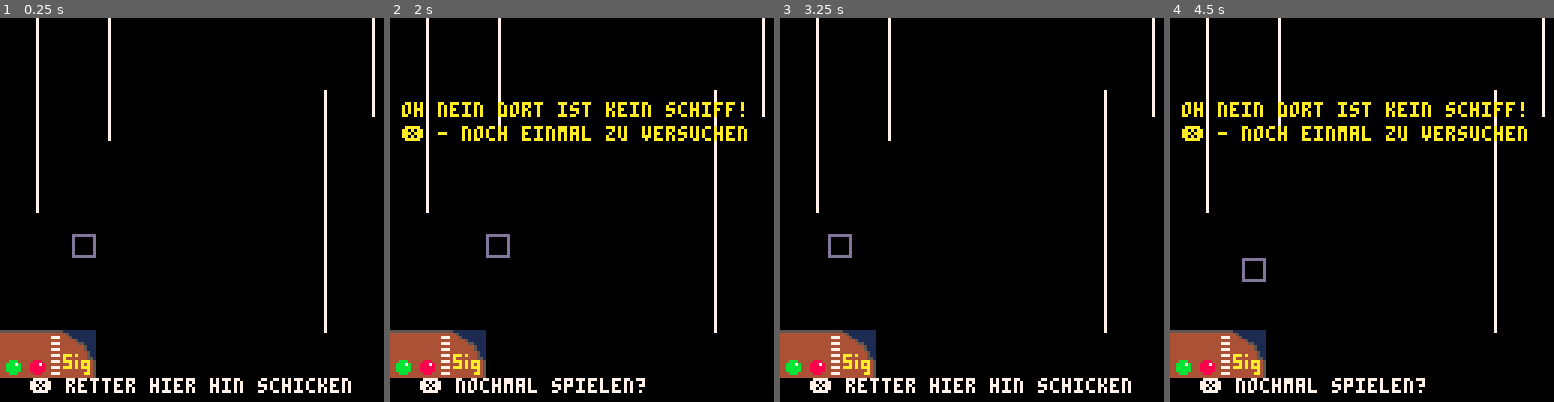
Above: before the commit, frames 1-4 (left to right).
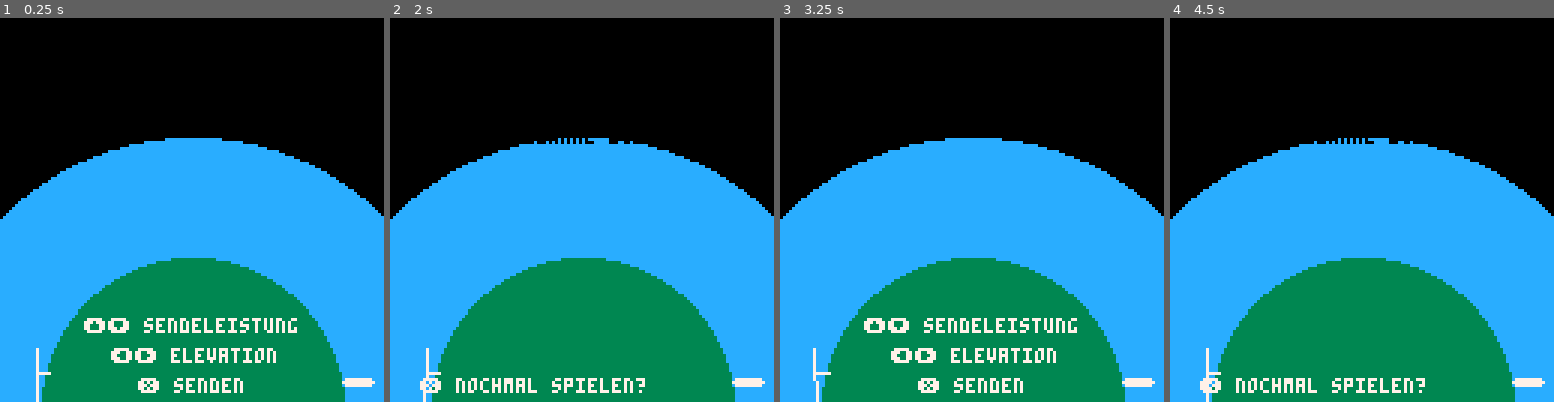
Above: after the commit, the same moments.

Repository: do1eh/PICO-8
Game: PICO-8 cartridge marconiusa.p8
Two runs of this game, one before a commit and one after it. Both use one fixed random seed, a clock stepped at 60 frames per second and the inputs below.
Inputs:
- Up to frame 1 (0.25 s): no input
- Up to frame 2 (2 s): tap X (X key) at 0.33, 1.07, 1.85 s; tap O (Z key) at 0.7, 1.7 s; hold Right from 1.6 s (still down)
- Up to frame 3 (3.25 s): release Right at 2.1 s; tap O (Z key) at 2.1, 2.5, 2.9 s; hold Up 2.15-2.42 s; hold Right 2.47-3.03 s; tap X (X key) at 2.97 s; hold Left from 3.08 s (still down)
- Up to frame 4 (4.5 s): tap O (Z key) at 3.3, 3.7, 4.1 s; release Left at 3.58 s; hold Down 3.63-3.97 s; hold Right from 4.02 s (still down); tap X (X key) at 4.08 s

The runs differ from the first frame. In frame 1, 63% of the frame differs, in the area x 0-100%, y 0-100%; in frame 2, 65%; in frame 3, 63%; in frame 4, 65%.

Commit message:
zwischenstand

Diff:
--- a/marconiusa.p8
+++ b/marconiusa.p8
@@ -50,10 +50,10 @@
 add(texte,"kommunikation und ein leben")
 add(texte,"ohne ist kaum vorstellbar.")
 add(texte,"aber eins fehlt noch:")
-add(texte,"eine funkverbindung れもber")
+add(texte,"eine funkverbindung ueber")
 add(texte,"den atlantik!")
-add(texte,"das wれもrde weltweite")
-add(texte,"kommunikation möglich machen.")
+add(texte,"das wuerde weltweite")
+add(texte,"kommunikation moeglich machen.")
 add(texte,"aber bisher hat das noch")
 add(texte,"niemand geschafft.")
 add(texte,"ich habe also einen sender")
@@ -62,7 +62,7 @@
 add(texte,"dann selbst nach kanada")
 add(texte,"gereist. alle sagten das")
 add(texte,"eine solche verbindung nie")
-add(texte,"möglich sein kann, weil")
+add(texte,"mれへglich sein kann, weil")
 add(texte,"funkwellen sich geradlinig")
 add(texte,"ausbreiten, die erde aber")
 add(texte,"gekruemmt ist. ich will")
@@ -127,90 +127,18 @@
 --game
 
 function game_init()
- reichweite=80
- player={x=24,y=72,dir='o'}
- schiffzufallsposition()
- peiler0={x=0,y=0,winkel=0,signal=-1}
- peiler1={x=32,y=40,winkel=0,signal=0}
- peiler2={x=104,y=104,winkel=0,signal=0}
- peiler3={x=120,y=32,winkel=0,signal=0}
- peiler4={x=8,y=64,winkel=0,signal=0}
- currentpeiler=0
+
+ sender={x=24,y=72,elevation=0,power=0}
+
  win=false
  lose=false
- rauschen=false
- sos8=false
- sos9=false
- sos10=false
- sos11=false
- sos12=false
- sos13=false
-
-end
-
---das schiff muss schwimmen
-function schiffzufallsposition()
-    wasser=false
-
-    while wasser==false do
-    schiff={x= flr(rnd(110)) + 1,y= flr(rnd(110)) + 1}
-    wasser=checkwasser()
-    end
-end
-
-function checkwasser()
- map()
-
-    for x=schiff.x,schiff.x+8,1 do
-        for y=schiff.y,schiff.y+8,1 do
-
-        if pget(x,y)>1 then
-
-           return false
-        end
-        end
-    end
-   return true
-end
-
---s-meter fれもr peiler abfragen
-function getsignal()
-     --max s-stufe=7
-     maxs=7
-     --れへffungswinkel 45 grad
-     oeffnunswinkel=45
-     --reichweite checken
-     abstand=get_distance(currentpeiler.x,currentpeiler.y,schiff.x,schiff.y)
-
-     if abstand>reichweite then
-        currentpeiler.signal=0
-     else
-     --je nれさher der winkel des aktuellen peilers dem schiff kommt
-     --umso lauter wird das signal
-     -- +4 damit die mitte der sprites getroffen wird
-     local zielwinkel=get_angle(currentpeiler.x,currentpeiler.y,schiff.x,schiff.y+4)
-     local winkeldifferenz=0
-     if (zielwinkel>=currentpeiler.winkel) then
-        winkeldifferenz=zielwinkel-currentpeiler.winkel
-     else
-        winkeldifferenz=currentpeiler.winkel-zielwinkel
-     end
-     if winkeldifferenz>oeffnunswinkel then
-        currentpeiler.signal=0
-     else
-        currentpeiler.signal=maxs-(6*winkeldifferenz/oeffnunswinkel)
-        if currentpeiler.signal<6.8 then
-            currentpeiler.signal=flr(currentpeiler.signal)
-        else
-            currentpeiler.signal=7
-        end
-     end
-     --print('diff '..winkeldifferenz,10,30,7)
-     --print('peil '..currentpeiler.winkel,10,40,7)
-     --print('ziel '..zielwinkel,10,70,7)
-
-    end
-end
+
+
+end
+…(4 lines of a section not shown)…
 
 function game_update()
 move()
@@ -218,126 +146,139 @@
 
 function move()
     if btnp(⬆️) then
-        if (player.y>0) player.y-=8
+        if (sender.power<100) sender.power+=1
     end
     if btnp(⬇️) then
-        if (player.y<110) player.y+=8
+         if (sender.power>0) sender.power-=1
     end
     if btnp(⬅️) then
-      if (player.x>0) player.x-=8
+       if (sender.elevation<0.08) sender.elevation+=0.01
     end
     if btnp(➡️) then
-      if (player.x<120) player.x+=8
-    end
-    getpeiler()
+      if (sender.elevation>-0.08) sender.elevation-=0.01
+    end
+
     if btnp(❎) then
 
       if lose or win then
          game_init()
          return
       end
-      --wenn auf spieler auf peiler steht
-      if currentpeiler.x>0 then
-        currentpeiler.winkel+=5
-        if (currentpeiler.winkel>360) currentpeiler.winkel=0
-            getsignal()
-        --wenn spieler nicht auf peiler steht: position einloggen
-      else
-            --es reicht eine kれさstchen um das schiff herum
-            if player.x>=schiff.x-8 and player.x<=schiff.x+8 and player.y>=schiff.y-8 and player.y<=schiff.y+8 then
+
+            if win then
 
              win=true
             else
 
               lose=true
           end
-        end
+
+
+      if btnp(🅾️) then
+       print('hier')
       end
-      if btnp(🅾️) then
-
-        currentpeiler.winkel-=5
-        if (currentpeiler.winkel<0) currentpeiler.winkel=360
-        getsignal()
-
-    end
-
-
-end
-
---anhand der cursorpositon den peiler bestimmen
-function getpeiler()
-
-    if (player.x==peiler1.x and player.y==peiler1.y) then
-        currentpeiler=peiler1
-       elseif (player.x==peiler2.x and player.y==peiler2.y) then
-        currentpeiler=peiler2
-       elseif (player.x==peiler3.x and player.y==peiler3.y) then
-        currentpeiler=peiler3
-       elseif (player.x==peiler4.x and player.y==peiler4.y) then
-        currentpeiler=peiler4
-      else
-        currentpeiler=peiler0
-      end
-    end
+     end
+
+
+end
+
 
 
 
 function game_draw()
-map()
-getpeiler()
---print(currentpeiler.signal,10,10,7)
-spr(6,player.x,player.y,1,1)
---for x=schiff.x,schiff.x+8,1 do
---        for y=schiff.y,schiff.y+8,1 do
---         pset(x,y,8)
---        end
---    end
-
-
-
-spr(46,peiler1.x,peiler1.y,1,1)
-spr(46,peiler2.x,peiler2.y,1,1)
-spr(46,peiler3.x,peiler3.y,1,1)
-spr(46,peiler4.x,peiler4.y,1,1)
-peilstrahl_draw()
-draw_signal()
+--map()
+--erde
+circfill( 64, 130, 90, 12 )
+circfill( 64, 130, 50, 3 )
+--empfangsantenne
+ovalfill( 114, 120, 124, 122, 7 )
+antenne_draw()
 --gewonnen
 if win then
-    spr(62,schiff.x,schiff.y,1,1)
-    print("juhu das schiff ist gerettet!",5,29,0)
-    print("das loesungswort ist: keinen",5,37,0)
-    print("juhu das schiff ist gerettet!",4,28,10)
-    print("das loesungswort ist: keinen",4,36,10)
+
+    print("ich bin der beste!",5,29,0)
+    print("das loesungswort ist: gurkensalat",5,37,0)
+     print("du hast jetzt den loesungssatz",5,37,0)
+    print("geh jetzt zum spielleiter",5,37,0)
+    print("und beantworte folgende frage:",5,37,0)
+    print("wer hat den satz gesagt",5,37,0)
+     print("und warum?",5,37,0)
 end
 --verloren
 if lose then
-    print("oh nein dort ist kein schiff!",5,29,0)
+    print("Mist, das war wohl nix.",5,29,0)
     print("❎ - noch einmal zu versuchen",5,37,0)
-     print("oh nein dort ist kein schiff!",4,28,10)
-    print("❎ - noch einmal zu versuchen",4,36,10)
-end
-
-if currentpeiler.x>0 then
-   if not rauschen then
-      --sfx(0)
-      --rauschen=true
-   end
+
+end
+
+
    if (lose or win) then
     print("❎ nochmal spielen?",10,120,7)
    else
-    print("❎ rechts 🅾️ links drehen",10,120,7)
+    print("⬆️⬇️ sendeleistung",28,100,7)
+    print("⬅️➡️ elevation ",37,110,7)
+    print("❎ senden",46,120,7)
    end
-  else
-  if rauschen then
-      --sfx(-1)
-      --rauschen=false
-   end
-   if (lose or win) then
-    print("❎ nochmal spielen?",10,120,7)
-   else
-    print("❎ retter hier hin schicken",10,120,7)
-   end
-end
+
+
+
+end
+
+function antenne_draw()
+   rectfill(12,118,16,118,7)
+   draw_rotated_rect(12,110,12,131,sender.elevation,7)
+   --printh(sender.elevation)
+end
+
+function draw_rotated_rect(x, y, x2, y2, drehwinkel, farbe)
+    -- 1. Berechne die Abmessungen und den Mittelpunkt des Rechtecks
+    local mitte_x = (x + x2) / 2
+    local mitte_y = (y + y2) / 2
+    local breite = abs(x2 - x)
+    local hoehe = abs(y2 - y)
+
+    -- Halbe Breite und Halbe Höhe
+    local halb_breite = breite / 2
+    local halb_hoehe = hoehe / 2
+
+    -- 2. Definiere die 4 Eckpunkte relativ zum Mittelpunkt (ungedreht)
+    -- Die Eckpunkte A, B, C, D werden relativ zum Mittelpunkt (0, 0) definiert
+    local punkte = {
+        {-halb_breite, -halb_hoehe}, -- A (Oben links)
+        {halb_breite, -halb_hoehe}, -- B (Oben rechts)
+        {halb_breite, halb_hoehe}, -- C (Unten rechts)
+        {-halb_breite, halb_hoehe}  -- D (Unten links)
+    }
+
+    -- 3. Drehe und verschiebe jeden Eckpunkt
+    local gedrehte_punkte = {}
+
+    for i = 1, #punkte do
+        local px_rel = punkte[i][1]
+        local py_rel = punkte[i][2]
+
+        -- Berechnung der Rotation (Standard-Rotationsformeln)
+        -- cos(Winkel) * x - sin(Winkel) * y
+        -- sin(Winkel) * x + cos(Winkel) * y
+
+        -- Da die Pico-8-Y-Achse gespiegelt ist, verwenden wir die umgekehrte sin-Funktion
+        -- (oder kehren das Y-Delta um), um die korrekte Drehrichtung zu erhalten.
+
+        local x_gedreht = cos(drehwinkel) * px_rel - sin(drehwinkel) * py_rel
+        local y_gedreht = sin(drehwinkel) * px_rel + cos(drehwinkel) * py_rel
+
+        -- Füge den Mittelpunkt wieder hinzu (Verschiebung)
+        add(gedrehte_punkte, {mitte_x + x_gedreht, mitte_y + y_gedreht})
+    end
+
+    -- 4. Zeichne das gedrehte Rechteck (Linien zwischen den Eckpunkten)
+    for i = 1, #gedrehte_punkte do
+        local p1 = gedrehte_punkte[i]
+        -- Der nächste Punkt ist der i+1-te Punkt, wobei der letzte Punkt mit dem ersten verbunden wird
+        local p2 = gedrehte_punkte[i % #gedrehte_punkte + 1]
+
+        line(p1[1], p1[2], p2[1], p2[2], farbe)
+    end
 end
 
 function peilstrahl_draw()
@@ -347,15 +288,7 @@
     draw_line_polar(peiler4.x+4,peiler4.y,peiler4.winkel,reichweite,7)
 end
 
-function resetsos()
-  sos8=false
-  sos9=false
-  sos10=false
-  sos11=false
-  sos12=false
-  sos13=false
-  sfx(-1)
-end
+
 
 function draw_signal()
 
@@ -430,22 +363,22 @@
 007007001177711011777110011111110111111101111111d000000d000000000000000000000000000000000000000000000000000000000000000044444444
 000000001177711011777110011111110111111101111111d000000d000000000000000000000000000000000000000000000000000000000000000044444444
 000000001117111011171110111111111111111101111111dddddddd000000000000000000000000000000000000000000000000000000000000000044444444
-00000000111711101117111011111111111111110111111111111111000000000000000000000000000000000000000000000000000000000000000044444444
-00000000111111101111111001111111011111110111111111111111000000000000000000000000000000000000000000000000000000000000000044444444
-00000000555555505555555000555555000555500555555511111111000000000000000000000000000000000000000000000000000000000000000044488844
-00000000555555505555555000555555000555500555555511111111000000000000000000000000000000000000000000000000000000000000000044888784
-00000000555055505550555000550055000555500555055511111111000000000000000000000000000000000000000000000000000000000000000044888884
-00000000550005505500055005500555005555500550005511111111000000000000000000000000000000000000000000000000000000000000000044888884
-00000000000000000000000000000000000000000000000011111111000000000000000000000000000000000000000000000000000000000000000044488844
-00000000000000000000000000000000000000000000000011111111000000000000000000000000000000000000000000000000000000000000000044444444
-55555111111111110000000000000000000000000000000000000000000000000000000000000000000000000000000000000000000000000000000044444444
-44444451111111110000000000000000000000000000000000000000000000000000000000000000000000000000000000000000000000000000000044444444
-477744451111111100000000000000000000000000000000000000000000000000000000000000000000000000000000000000000000000000000000444bbb44
-44444444451111110000000000000000000000000000000000000000000000000000000000000000000000000000000000000000000000000000000044bbb7b4
-47774444445511110000000000000000000000000000000000000000000000000000000000000000000000000000000000000000000000000000000044bbbbb4
-44444444444451110000000000000000000000000000000000000000000000000000000000000000000000000000000000000000000000000000000044bbbbb4
-477744444444511100000000000000000000000000000000000000000000000000000000000000000000000000000000000000000000000000000000444bbb44
-44444444444445110000000000000000000000000000000000000000000000000000000000000000000000000000000000000000000000000000000044444444
+000000001117111011171110111111111111111101111111cccccccc000000000000000000000000000000000000000000000000000000000000000044444444
+000000001111111011111110011111110111111101111111cccccccc000000000000000000000000000000000000000000000000000000000000000044444444
+000000005555555055555550005555550005555005555555cccccccc000000000000000000000000000000000000000000000000000000000000000044488844
+000000005555555055555550005555550005555005555555cccccccc000000000000000000000000000000000000000000000000000000000000000044888784
+000000005550555055505550005500550005555005550555cccccccc000000000000000000000000000000000000000000000000000000000000000044888884
+000000005500055055000550055005550055555005500055cccccccc000000000000000000000000000000000000000000000000000000000000000044888884
+000000000000000000000000000000000000000000000000cccccccc000000000000000000000000000000000000000000000000000000000000000044488844
+000000000000000000000000000000000000000000000000cccccccc000000000000000000000000000000000000000000000000000000000000000044444444
+55555111111111111111111133333333000000000000000000000000000000000000000000000000000000000000000000000000000000000000000044444444
+44444451111111111111111133333333000000000000000000000000000000000000000000000000000000000000000000000000000000000000000044444444
+477744451111111111111111333333330000000000000000000000000000000000000000000000000000000000000000000000000000000000000000444bbb44
+44444444451111111111111133333333000000000000000000000000000000000000000000000000000000000000000000000000000000000000000044bbb7b4
+47774444445511111111111133333333000000000000000000000000000000000000000000000000000000000000000000000000000000000000000044bbbbb4
+44444444444451111111111133333333000000000000000000000000000000000000000000000000000000000000000000000000000000000000000044bbbbb4
+477744444444511111111111333333330000000000000000000000000000000000000000000000000000000000000000000000000000000000000000444bbb44
+44444444444445111111111133333333000000000000000000000000000000000000000000000000000000000000000000000000000000000000000044444444
 47774aaa4a4445110000000000000000000000000000000000000000000000000000000000000000000000000000000000000000000000000000000000000000
 44444a44444445510000000000000000000000000000000000000000000000000000000000000000000000000000000000000000000000000000000000000000
 47774aaa4a4aaa450000000000000000000000000000000000000000000000000000000000000000000000000000000000000000000000000000000000000000
@@ -587,34 +520,38 @@
 __map__
 0000000000000000000000000000000000000000000000000000000000000000000000000000000000000000000000000000000000000000000000000000000000000000000000000000000000000000000000000000000000000000000000000000000000000000000000000000000000000000000000000000000000000000
 0000000000000000000000000000000000000000000000000000000000000000000000000000000000000000000000000000000000000000000000000000000000000000000000000000000000000000000000000000000000000000000000000000000000000000000000000000000000000000000000000000000000000000
+0000000000001616161600000000000000000000000000000000000000000000000000000000000000000000000000000000000000000000000000000000000000000000000000000000000000000000000000000000000000000000000000000000000000000000000000000000000000000000000000000000000000000000
+0000001616161616161616161600000000000000000000000000000000000000000000000000000000000000000000000000000000000000000000000000000000000000000000000000000000000000000000000000000000000000000000000000000000000000000000000000000000000000000000000000000000000000
+0000161616161616161616161616000000000000000000000000000000000000000000000000000000000000000000000000000000000000000000000000000000000000000000000000000000000000000000000000000000000000000000000000000000000000000000000000000000000000000000000000000000000000
+0016161616161616161616161616160000000000000000000000000000000000000000000000000000000000000000000000000000000000000000000000000000000000000000000000000000000000000000000000000000000000000000000000000000000000000000000000000000000000000000000000000000000000
+1616161616161616161616161616161600000000000000000000000000000000000000000000000000000000000000000000000000000000000000000000000000000000000000000000000000000000000000000000000000000000000000000000000000000000000000000000000000000000000000000000000000000000
+1616161616161616161616161616161600000000000000000000000000000000000000000000000000000000000000000000000000000000000000000000000000000000000000000000000000000000000000000000000000000000000000000000000000000000000000000000000000000000000000000000000000000000
+1616161616161616161616161616161600000000000000000000000000000000000000000000000000000000000000000000000000000000000000000000000000000000000000000000000000000000000000000000000000000000000000000000000000000000000000000000000000000000000000000000000000000000
+1616161616162323232316161616161600000000000000000000000000000000000000000000000000000000000000000000000000000000000000000000000000000000000000000000000000000000000000000000000000000000000000000000000000000000000000000000000000000000000000000000000000000000
+1616162323232323232323232316161600000000000000000000000000000000000000000000000000000000000000000000000000000000000000000000000000000000000000000000000000000000000000000000000000000000000000000000000000000000000000000000000000000000000000000000000000000000
+1616232323232323232323232323161600000000000000000000000000000000000000000000000000000000000000000000000000000000000000000000000000000000000000000000000000000000000000000000000000000000000000000000000000000000000000000000000000000000000000000000000000000000
+1623232323232323232323232323231600000000000000000000000000000000000000000000000000000000000000000000000000000000000000000000000000000000000000000000000000000000000000000000000000000000000000000000000000000000000000000000000000000000000000000000000000000000
+2323232323232323232323232323232300000000000000000000000000000000000000000000000000000000000000000000000000000000000000000000000000000000000000000000000000000000000000000000000000000000000000000000000000000000000000000000000000000000000000000000000000000000
+2323232323232323232323232323232300000000000000000000000000000000000000000000000000000000000000000000000000000000000000000000000000000000000000000000000000000000000000000000000000000000000000000000000000000000000000000000000000000000000000000000000000000000
 0000000000000000000000000000000000000000000000000000000000000000000000000000000000000000000000000000000000000000000000000000000000000000000000000000000000000000000000000000000000000000000000000000000000000000000000000000000000000000000000000000000000000000
 0000000000000000000000000000000000000000000000000000000000000000000000000000000000000000000000000000000000000000000000000000000000000000000000000000000000000000000000000000000000000000000000000000000000000000000000000000000000000000000000000000000000000000
 0000000000000000000000000000000000000000000000000000000000000000000000000000000000000000000000000000000000000000000000000000000000000000000000000000000000000000000000000000000000000000000000000000000000000000000000000000000000000000000000000000000000000000
-0000000000000000000000000000000000000000000000000000000000000000000000000000000000000000000000000000000000000000000000000000000000000000000000000000000000000000000000000000000000000000000000000000000000000000000000000000000000000000000000000000000000000000
-0000000000000000000000000000000000000000000000000000000000000000000000000000000000000000000000000000000000000000000000000000000000000000000000000000000000000000000000000000000000000000000000000000000000000000000000000000000000000000000000000000000000000000
-0000000000000000000000000000000000000000000000000000000000000000000000000000000000000000000000000000000000000000000000000000000000000000000000000000000000000000000000000000000000000000000000000000000000000000000000000000000000000000000000000000000000000000
-0000000000000000000000000000000000000000000000000000000000000000000000000000000000000000000000000000000000000000000000000000000000000000000000000000000000000000000000000000000000000000000000000000000000000000000000000000000000000000000000000000000000000000
-0000000000000000000000000000000000000000000000000000000000000000000000000000000000000000000000000000000000000000000000000000000000000000000000000000000000000000000000000000000000000000000000000000000000000000000000000000000000000000000000000000000000000000
-0000000000000000000000000000000000000000000000000000000000000000000000000000000000000000000000000000000000000000000000000000000000000000000000000000000000000000000000000000000000000000000000000000000000000000000000000000000000000000000000000000000000000000
-0000000000000000000000000000000000000000000000000000000000000000000000000000000000000000000000000000000000000000000000000000000000000000000000000000000000000000000000000000000000000000000000000000000000000000000000000000000000000000000000000000000000000000
-0000000000000000000000000000000000000000000000000000000000000000000000000000000000000000000000000000000000000000000000000000000000000000000000000000000000000000000000000000000000000000000000000000000000000000000000000000000000000000000000000000000000000000
-0f0f202100000000000000000000000000000000000000000000000000000000000000000000000000000000000000000000000000000000000000000000000000000000000000000000000000000000000000000000000000000000000000000000000000000000000000000000000000000000000000000000000000000000
-2f1f303100000000000000000000000000000000000000000000000000000000000000000000000000000000000000000000000000000000000000000000000000000000000000000000000000000000000000000000000000000000000000000000000000000000000000000000000000000000000000000000000000000000
-…(18 lines of a section not shown)…
+0000000000000000002300000000000000000000000000000000000000000000000000000000000000000000000000000000000000000000000000000000000000000000000000000000000000000000000000000000000000000000000000000000000000000000000000000000000000000000000000000000000000000000
+…(18 lines of a section not shown)…
